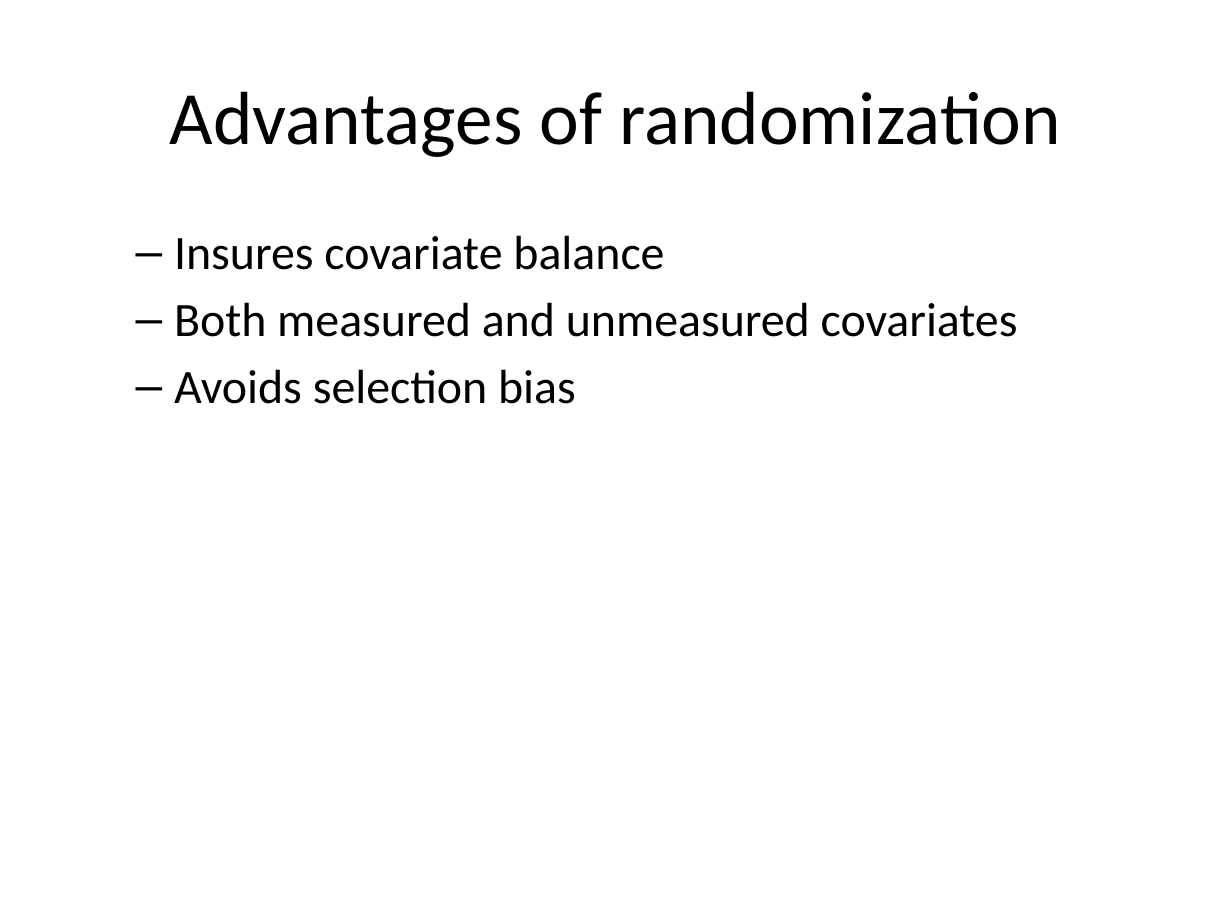
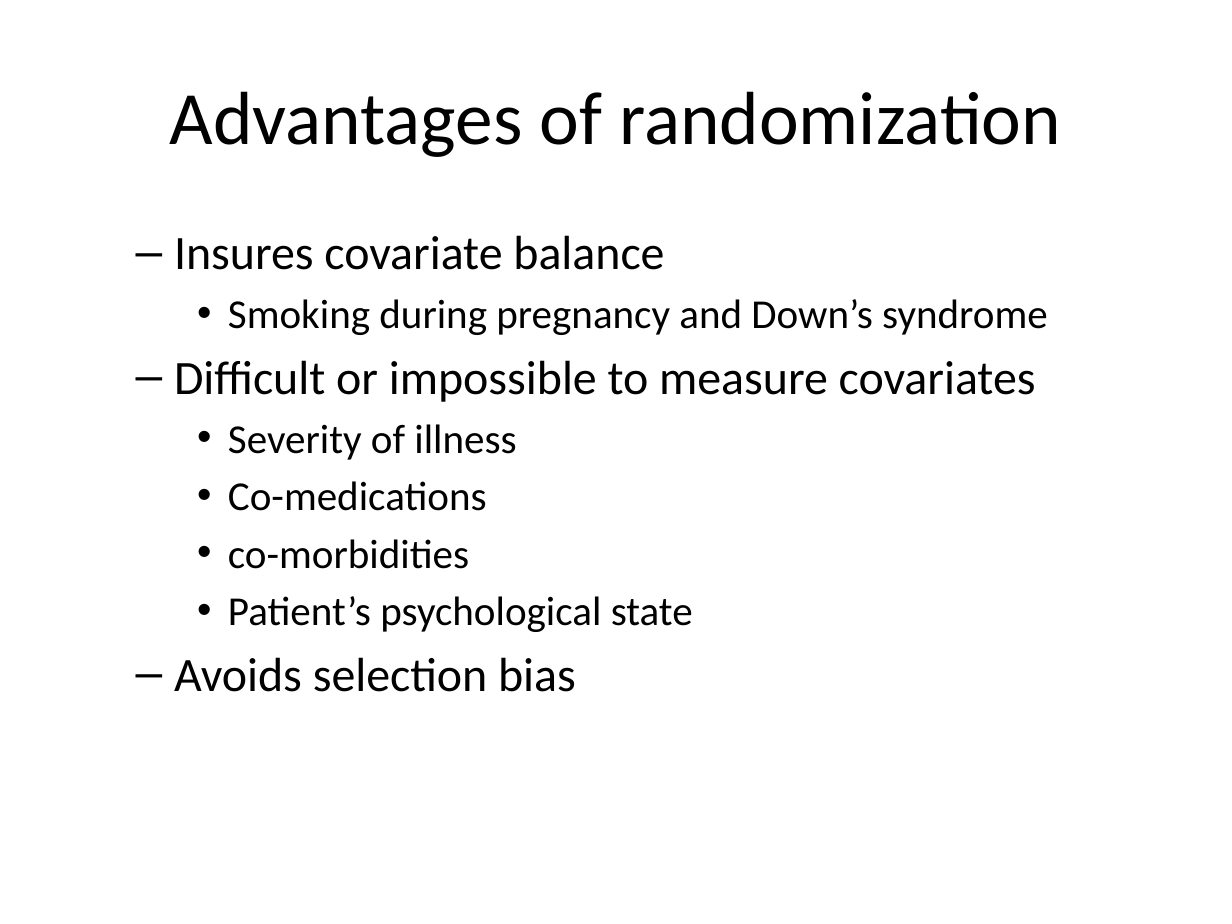
Before and after one commit to classes-medb/5510, a slide deck: slide 16 of src/video-04-randomized-trials.pptx (slide 9 before the commit). Drawn at 1232x924 pixels with LibreOffice and Linux fonts; fonts in the diff are those of the drawing. Boxes give left, top, right and bottom in pixels: in the first picture for what was removed or moved away, otherwise in the second. Text is boxed around its words. In the diff, an @@ line names an element or a change of style, - is before the commit and + after.

```diff
--- a/src/video-04-randomized-trials.pptx
+++ b/src/video-04-randomized-trials.pptx
@@ text at <box>174,299,1048,632</box>: text changed; size 28 to 24 pt @@
-  – Both measured and unmeasured covariates
+    • Smoking during pregnancy and Down’s syndrome
+  – Difficult or impossible to measure covariates
+    • Severity of illness
+    • Co-medications
+    • co-morbidities
+    • Patient’s psychological state
```
Also in this commit, not shown: 8 other slides changed, 8 slides added, 19 slides removed, 11 other files.
